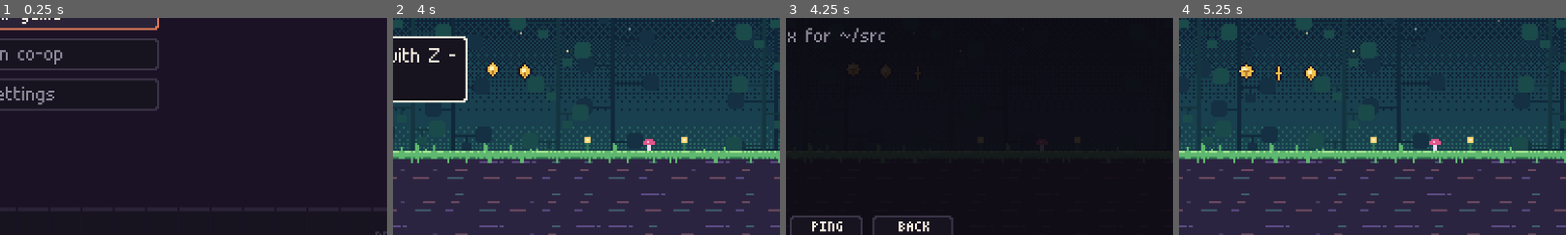
Above: before the commit, frames 1-4 (left to right).
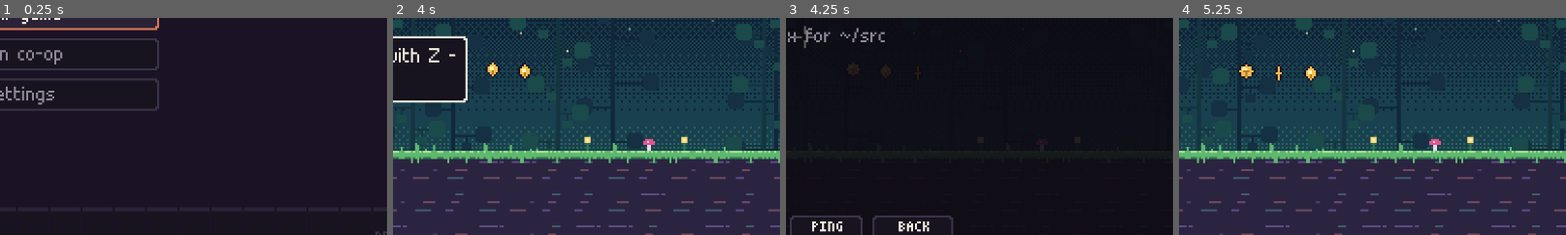
Above: after the commit, the same moments.

Repository: zack-riftwalker/projects
Game: Godot game, scene res://src/main.tscn
The game is run twice, just before and just after one commit, with the same random seed, the same clock (stepped at 60 frames per second) and the same inputs.
Inputs (mouse positions are % of the whole screen's width and height, from its top left):
- Up to frame 1 (0.25 s): no input
- Up to frame 2 (4 s): tap Enter (start) at 0.5, 2, 2.3, 2.75 s; move the mouse to (72, 45) at 0.52 s; hold Right (right) 0.53-1.25 s; tap X (attack) at 0.6, 3.8 s; click (72, 45) at 0.67 s; tap Z (jump) at 0.77, 1.07, 3.6, 3.77 s; tap C (dash) at 0.8 s; drag from (30, 55) to (45, 70) at 1.27 s; move the mouse to (60, 28) at 2.02 s; hold Right (right) 2.03-2.75 s; tap V (special) at 2.1 s; click (60, 28) at 2.17 s; drag from (45, 70) to (20, 35) at 2.77 s; move the mouse to (80, 65) at 3.52 s; hold Left (left) from 3.53 s (still down); click (80, 65) at 3.67 s
- Up to frame 3 (4.25 s): keep holding Left (left); tap Z (jump) at 4.07 s; tap M (map) at 4.15 s
- Up to frame 4 (5.25 s): release Left (left) at 4.25 s; drag from (20, 35) to (35, 25) at 4.27 s; tap Enter (start) at 5 s; move the mouse to (55, 50) at 5.02 s; hold Down (down) from 5.03 s (still down); tap C (dash) at 5.1 s; click (55, 50) at 5.17 s
The pictures show only the part of the screen within x 48-98%, y 47-97%; the shares and areas given below are measured in that part.

Frames 1-2 are identical in both runs. In frame 3, less than 0.1% of the frame differs, in the area x 2-8%, y 3-14%; in frame 4, nothing differs.

Commit message:
MVB1-08: pins and pings (pin mode and crosshair on the map, shared host-owned list with snapshots carrying it, pings with arrows and a tick back), co-pins
Co-Authored-By: Claude Sonnet 5.5 <noreply@anthropic.com>
Claude-Session: https://claude.ai/code/session_01XsXDfwNZUVWrUk3vVX2JG3

Diff:
--- a/godot/src/autoload/game.gd
+++ b/godot/src/autoload/game.gd
@@ -362,6 +362,7 @@
 		return true
 	pins.remove_at(best)
 	pins_rev += 1
+	write_save()
 	return true
 
 func apply_pin_add(pn: Dictionary) -> void:
@@ -372,6 +373,7 @@
 	while pins.size() > PIN_MAX:
 		pins.pop_front()
 	pins_rev += 1
+	write_save()
 
 # the host applies a guest's request (the same checks as for its own)
 func apply_pin_request(op: String, pn: Dictionary) -> void:
@@ -384,6 +386,7 @@
 			if q.room == pn.room and int(q.x) == int(pn.x) and int(q.y) == int(pn.y) and q.kind == pn.kind:
 				pins.remove_at(i)
 				pins_rev += 1
+				write_save()
 				break
 
 # the guest takes the host's list as it is
@@ -392,6 +395,59 @@
 	for q in list:
 		pins.append({"id": int(q[0]), "room": String(q[1]), "x": int(q[2]), "y": int(q[3]), "kind": String(q[4]), "by": String(q[5])})
 	pins_rev += 1
+
+# ---- pings (MVB1-08): short-lived, shown to both players, never saved, never pause anything ----
+const PING_KINDS := ["go here", "wait", "help", "look"]
+const PING_LIFE := 6.0
+var pings: Array = []                   # [{id, room, x, y, kind, by, until, ack}]
+var ping_seq := 0
+signal ping_made(p: Dictionary)         # Coop sends it to the partner
+signal ping_acked(id: String)           # Coop tells the sender
+
+func _now_s() -> float:
+	return Time.get_ticks_msec() / 1000.0
+
+func pings_purge() -> void:
+	var t := _now_s()
+	pings = pings.filter(func(q): return q.until > t)
+
+# a ping from this page: a room, a point in it (pixels) and one of the four words
+func ping_add(kind: String, room_id: String, x: float, y: float) -> bool:
+	if not rooms_meta.rooms.has(room_id) or is_offmap(room_id) or not PING_KINDS.has(kind):
+		return false
+	ping_seq += 1
+	var q := {"id": "%s-%d" % [pin_label_by(), ping_seq], "room": room_id, "x": int(roundf(x)), "y": int(roundf(y)), "kind": kind, "by": pin_label_by(), "until": _now_s() + PING_LIFE, "ack": false}
+	pings = pings.filter(func(o): return o.by != q.by)          # one active ping per player
+	pings.append(q)
+	ping_made.emit(q)
+	return true
+
+# the partner's ping arrived
+func ping_receive(d: Dictionary) -> void:
+	if not rooms_meta.rooms.has(String(d.room)) or is_offmap(String(d.room)) or not PING_KINDS.has(String(d.kind)):
+		return
+	var by := String(d.get("by", "P1" if net_role == "guest" else "P2"))
+	pings = pings.filter(func(o): return o.by != by)
+	pings.append({"id": String(d.id), "room": String(d.room), "x": int(d.x), "y": int(d.y), "kind": String(d.kind), "by": by, "until": _now_s() + PING_LIFE, "ack": false})
+
+# this player saw the partner's ping (tapped its arrow, or opened the map): the sender gets a tick
+func ping_ack_all_incoming() -> void:
+	for q in pings:
+		if q.by != pin_label_by() and not q.ack:
+			q.ack = true
+			ping_acked.emit(String(q.id))
+
+func ping_ack_one(id: String) -> void:
+	for q in pings:
+		if q.id == id and q.by != pin_label_by() and not q.ack:
+			q.ack = true
+			ping_acked.emit(id)
+
+# the partner acknowledged a ping of ours
+func ping_ack_received(id: String) -> void:
+	for q in pings:
+		if q.id == id:
+			q.ack = true
 
 func pins_wire() -> Array:
 	var out: Array = []
@@ -582,6 +638,7 @@
 	pin_seq = 0
 	pins_rev += 1
 	partner = {}
+	pings = []
 	changelog_lines = []
 
 # settings live in their own file so the guest (who has no save) keeps them too
--- a/godot/src/main.gd
+++ b/godot/src/main.gd
@@ -423,6 +423,17 @@
 				title.tap(tg)
 		return
 	_map_drag(event)
+	if not paused and active_overlay() == null and hud != null and manager != null:         # a tap on a ping arrow says "seen"
+		var tp2 := Vector2.ZERO
+		var th2 := false
+		if event is InputEventScreenTouch and event.pressed:
+			tp2 = event.position
+			th2 = true
+		elif event is InputEventMouseButton and event.pressed and event.device != InputEvent.DEVICE_ID_EMULATION:
+			tp2 = event.position
+			th2 = true
+		if th2 and not (touch.visible and touch.claims(tp2)):
+			hud.ping_tap(to_game(tp2))
 	# a tap on a pause option
 	if paused or active_overlay() != null:
 		var pos := Vector2.ZERO
--- a/godot/src/net/coop.gd
+++ b/godot/src/net/coop.gd
@@ -28,6 +28,7 @@
 var snap_n := 0
 var plan_snaps: Array = []             # host: [nid, plan seq, snapshot number] of the first snapshot that carried each boss-kit plan
 var guest_staged := {}                  # host: the rooms the guest walked and nobody has rested since (committed with the next rest, MVB1-03)
+var pins_sent := -1                     # host: Game.pins_rev of the last list sent in a snapshot
 var guest_wh := -1                      # host: the world digest the guest last reported (MVB1-01)
 var wf_t := -10.0                       # host: when the last full `wf` went out (at most one per second)
 var wf_count := 0                       # host: how many full `wf` lists were sent (the tests count them)
@@ -91,6 +92,9 @@
 	Game.loadout_changed.connect(func(): if role == "guest" and started: Net.rel("loadout", {"ids": Game.equipped}))
 	mgr.commit_extra = func(): return guest_staged.keys()
 	Game.world_flag_set.connect(func(k): if role == "guest" and started: Net.rel("wflag", {"k": k}))
+	Game.pin_requested.connect(func(op, pn): if role == "guest" and started: Net.rel("pin", {"op": op, "room": pn.room, "x": pn.x, "y": pn.y, "kind": pn.kind}))
+	Game.ping_made.connect(func(q): if (role == "host" and guest_here) or (role == "guest" and started): Net.rel("ping", {"id": q.id, "room": q.room, "x": q.x, "y": q.y, "kind": q.kind, "by": q.by}))
+	Game.ping_acked.connect(func(id): if (role == "host" and guest_here) or (role == "guest" and started): Net.rel("pingok", {"id": id}))
 	mgr.rested.connect(func(id):
 		if role == "host":
 			guest_staged.clear()                # (the rest just committed them)
@@ -329,6 +333,7 @@
 	Net.epoch += 1
 	snap_n = 0
 	guest_wh = -1
+	pins_sent = -1
 	wf_t = -10.0
 	plan_snaps.clear()
 	snap_sent.clear()
@@ -481,6 +486,9 @@
 				if br != null:
 					_as_p2(br, func(): br.show_plugin_banner(pid))
 			Net.rel("plugin", {"id": pid, "by": by})
+		"pin": Game.apply_pin_request(String(d.op), d)
+		"ping": Game.ping_receive(d)
+		"pingok": Game.ping_ack_received(String(d.id))
 		"wflag":                                 # a world flag only the guest's page could set (a sign it read, a changelog line it was shown)
 			var wk := String(d.k)
 			if wk.begins_with("changelog:") or wk.begins_with("log:"):
@@ -1028,6 +1036,10 @@
 		wf_t = hms()
 		wf_count += 1
 		wf_bytes += JSON.stringify(wf).length()
+		pins_sent = -1                          # (the pins are part of the digest: a list that differs goes out with it)
+	if pins_sent != Game.pins_rev:
+		s["pn"] = Game.pins_wire()
+		pins_sent = Game.pins_rev
 	if r.banner.text != "":
 		s["bn"] = [r.banner.text, r.banner.sub]
 	if r.stats_line != "" and r.stats_t > 0.0:
@@ -1287,6 +1299,8 @@
 		Game.flags[String(fk)] = true
 	for fk in m.get("wf", []):
 		Game.flags[String(fk)] = true   # (never clears one)
+	if m.has("pn"):
+		Game.set_pins(m.pn)
 	Game.flood_net = int(m.get("fl", Game.flood_net))
 	last_lq =int(m.get("lq", -1))
 	last_lq_room = r.id
@@ -1442,6 +1456,8 @@
 				r.show_plugin_banner(String(d.id))
 		"pause":
 			main.set_paused(bool(d.on), true)
+		"ping": Game.ping_receive(d)
+		"pingok": Game.ping_ack_received(String(d.id))
 		"mapbought":
 			main.index_menu.answered(String(d.zone), String(d.by))
 		"committed":
--- a/godot/src/test/coop_scenarios.gd
+++ b/godot/src/test/coop_scenarios.gd
@@ -1822,3 +1822,30 @@
 	var off2 := await wait_until(func(): return coop().host_body != null and not coop().host_body.mapping, 10.0)
 	await wait_secs(1.0)
 	return [opened and unpaused and saw2 and off2, "guest: overlay opened %s, not paused and clock ran %s, saw the host's map %s then not %s" % [opened, unpaused, saw2, off2]]
+
+# MVB1-08: pins are the host's list (a guest asks, snapshots carry it) and pings go both ways with a tick back.
+func sc_co_pins() -> Array:
+	if not await wait_joined():
+		return [false, "nobody joined"]
+	if role == "host":
+		var got := await wait_until(func(): return Game.pins.size() == 1 and Game.pins[0].by == "P2" and Game.pins[0].kind == "HELP", 12.0)
+		await wait_secs(1.5)
+		var pn: Dictionary = Game.pins[0] if Game.pins.size() > 0 else {}
+		var removed: bool = not pn.is_empty() and Game.pin_del_near(String(pn.room), float(pn.x), float(pn.y), 1.0)
+		await wait_secs(2.5)
+		var pinged := Game.ping_add("look", "R01", 200.0, 120.0)
+		var ticked := await wait_until(func(): return Game.pings.size() > 0 and Game.pings[0].ack, 8.0)
+		await wait_secs(1.0)
+		return [got and removed and pinged and ticked, "host: the guest's pin listed %s, removed %s, my ping sent %s and ticked %s" % [got, removed, pinged, ticked]]
+	await wait_secs(2.0)
+	var t0 := Time.get_ticks_msec()
+	Game.pin_add("HELP", "R01", 120.0, 100.0)
+	var listed := await wait_until(func(): return Game.pins.size() == 1 and Game.pins[0].kind == "HELP", 3.0)
+	var took := (Time.get_ticks_msec() - t0) / 1000.0
+	var gone := await wait_until(func(): return Game.pins.is_empty(), 10.0)
+	var arrow := await wait_until(func(): return main.hud.ping_arrows().size() > 0 and main.hud.ping_arrows()[0].by == "P1", 12.0)
+	await wait_secs(0.5)
+	if arrow:
+		Game.ping_ack_one(String(main.hud.ping_arrows()[0].id))
+	await wait_secs(2.5)
+	return [listed and gone and arrow, "guest: my pin came back in the list after %.2f s %s, the host's removal reached me %s, the host's ping arrow %s" % [took, listed, gone, arrow]]
--- a/godot/src/test/tests_4b1.gd
+++ b/godot/src/test/tests_4b1.gd
@@ -340,6 +340,41 @@
 	Game.flags["mapped:R06"] = true
 	if not MapView.door_visible("R01", Game.rooms_meta.rooms.R01.doors[0]):
 		fail(res, "a door into a committed secret room")
+	# pins and pings (MVB1-08): the crosshair is the middle of the map area
+	mv.open("heap")
+	var h1: Dictionary = Game.rooms_meta.rooms.H01
+	mv.center = Vector2(float(h1.origin[0]) + 10.0, float(h1.origin[1]) + 8.0)
+	if mv.crosshair_room().is_empty() or mv.crosshair_room().id != "H01":
+		fail(res, "crosshair room " + str(mv.crosshair_room()))
+	Game.pins = []
+	mv.press_pin()
+	if not mv.armed or Game.pins.size() != 0:
+		fail(res, "the first press arms")
+	mv.press_pin()
+	if Game.pins.size() != 1 or Game.pins[0].kind != "TODO" or Game.pins[0].room != "H01" or Game.pins[0].by != "P1":
+		fail(res, "the second press places: " + str(Game.pins))
+	mv.press_pin()
+	if Game.pins.size() != 0:
+		fail(res, "a press on a pin takes it away")
+	for i in range(30):
+		Game.pin_add("?", "H01", 10.0 + i, 10.0)
+	if Game.pins.size() != Game.PIN_MAX or int(Game.pins[0].x) != 16:
+		fail(res, "the 25th removes the oldest: %d, first x %s" % [Game.pins.size(), str(Game.pins[0].x)])
+	Game.pins = []
+	if Game.pin_add("TODO", "Z01", 10.0, 10.0) and Game.pins.size() > 0 and Game.pins[0].room == "Z01":
+		pass                                              # (a lab room is not offmap: allowed)
+	Game.pins = []
+	Game.rooms_meta.rooms.H01["offmap"] = true
+	if Game.pin_add("TODO", "H01", 10.0, 10.0) or Game.ping_add("help", "H01", 10.0, 10.0):
+		fail(res, "pin or ping in an offmap room")
+	Game.rooms_meta.rooms.H01.erase("offmap")
+	mv.press_ping()
+	if not mv.ping_choosing:
+		fail(res, "ping chooser")
+	mv.send_ping(2)
+	if Game.pings.size() != 1 or Game.pings[0].kind != "help" or mv.ping_choosing:
+		fail(res, "the ping: " + str(Game.pings))
+	Game.pings = []
 	mv.queue_free()
 	Game.fresh()
 	return report("mappage", res.ok, res.info)
--- a/godot/src/ui/hud.gd
+++ b/godot/src/ui/hud.gd
@@ -13,6 +13,7 @@
 var partner_dot := ""            # line quality, as in the JS game: green good, yellow slow, red bad, grey the partner is not answering
 var partner_text := ""           # "down", "back in 4"
 var me_text := ""                # my own body is down: "DOWN - BACK IN 4", "BOTH DOWN"
+var ping_hits: Array = []        # [{id, rect}] the ping arrows of the last draw (a tap on one acknowledges it)
 var toasts: Array = []           # small panels at the bottom for a few seconds (the terminal's changelog line): [{text, t}]
 
 func toast(text: String, secs: float) -> void:
@@ -118,6 +119,7 @@
 		Gfx.panel(self, px, 30, pw, 15, "#17131f", "#3a3346")
 		draw_rect(Rect2(px + 2, 31, 2, 13), Color("#5b9bd5") if false else Color(Game.COL.ok))
 		PixelText.draw_text(self, label, px + 9, 34, Game.COL.paper)
+	_draw_pings()
 	# toasts: one small panel per line, under the middle of the screen
 	var ty := H - 40 - toasts.size() * 16
 	for tq in toasts:
@@ -145,6 +147,69 @@
 		for i in range(lines.size()):
 			PixelText.draw_text(self, lines[i], bx + 6, by + 6 + i * 13, Game.COL.paper)
 
+# the partner's (and our own) pings as arrows at the screen edge: [{id, pos, dir, word, secs, by, ack, on_screen}]
+func ping_arrows() -> Array:
+	var out: Array = []
+	if room == null or room.player == null:
+		return out
+	Game.pings_purge()
+	var p = room.player
+	var rm: Dictionary = Game.rooms_meta.rooms[room.id]
+	var origin := Vector2(float(rm.origin[0]), float(rm.origin[1])) * 16.0
+	var tnow := Game._now_s()
+	var c := Vector2(W / 2.0, H / 2.0)
+	for q in Game.pings:
+		if not Game.rooms_meta.rooms.has(String(q.room)):
+			continue
+		var qm: Dictionary = Game.rooms_meta.rooms[q.room]
+		var target := Vector2(float(qm.origin[0]), float(qm.origin[1])) * 16.0 + Vector2(float(q.x), float(q.y))
+		var from := origin + Vector2(p.x + 5.0, p.y + 5.0)
+		if q.room != room.id:
+			from = origin + Vector2(float(rm.size[0]), float(rm.size[1])) * 8.0        # another room: from the middle of this one
+		var d := target - from
+		var pos := Vector2.ZERO
+		var on_screen := false
+		if q.room == room.id:
+			pos = Vector2(float(q.x) - room.cam.x, float(q.y) - room.cam.y)
+			on_screen = pos.x > 10.0 and pos.x < W - 10.0 and pos.y > 28.0 and pos.y < H - 10.0
+		if not on_screen:
+			if d.length() < 1.0:
+				d = Vector2(1, 0)
+			var k := minf(absf((W / 2.0 - 16.0) / d.x) if d.x != 0.0 else 1e9, absf((H / 2.0 - 16.0) / d.y) if d.y != 0.0 else 1e9)
+			pos = c + d * k
+		out.append({"id": String(q.id), "pos": pos, "dir": d.normalized(), "word": String(q.kind), "secs": ceili(float(q.until) - tnow), "by": String(q.by), "ack": bool(q.ack), "on_screen": on_screen})
+	return out
+
+func _draw_pings() -> void:
+	ping_hits = []
+	for a in ping_arrows():
+		var col := MapView.owner_color(String(a.by))
+		var pos: Vector2 = a.pos
+		var d: Vector2 = a.dir
+		if a.on_screen:
+			# the ping is in view: a ring on the spot, the word above it
+			var pulse := 0.5 + 0.5 * sin(Game._now_s() * 7.0)
+			draw_arc(pos, 6.0 + 3.0 * pulse, 0.0, TAU, 20, col, 1.0)
+		else:
+			var tip := pos + d * 7.0
+			var side := Vector2(-d.y, d.x) * 4.0
+			draw_colored_polygon(PackedVector2Array([tip + Vector2(1, 1), pos - d * 4.0 + side + Vector2(1, 1), pos - d * 4.0 - side + Vector2(1, 1)]), Color(Game.COL.ink))
+			draw_colored_polygon(PackedVector2Array([tip, pos - d * 4.0 + side, pos - d * 4.0 - side]), col)
+		var label := "%s %d%s" % [a.word, a.secs, " ✓" if a.ack else ""]
+		var tw := PixelText.text_width(label, {"tiny": true})
+		var lx := clampf(pos.x - tw / 2.0 - d.x * 12.0 * (0.0 if a.on_screen else 1.0), 2.0, W - tw - 2.0)
+		var ly := clampf(pos.y - 14.0 * (1.0 if a.on_screen else 0.0) - d.y * 12.0 * (0.0 if a.on_screen else 1.0) - 2.0, 28.0, H - 10.0)
+		PixelText.draw_text(self, label, lx, ly, col, {"tiny": true, "outline": Game.COL.ink})
+		ping_hits.append({"id": a.id, "rect": Rect2(minf(pos.x, lx) - 6.0, minf(pos.y, ly) - 8.0, absf(pos.x - lx) + tw + 12.0, 22.0)})
+
+# a tap on a ping arrow says "seen" (the sender gets a tick)
+func ping_tap(p: Vector2) -> bool:
+	for h in ping_hits:
+		if h.rect.has_point(p):
+			Game.ping_ack_one(String(h.id))
+			return true
+	return false
+
 static func _ease_out(u: float) -> float:
 	return 1.0 - pow(1.0 - u, 3.0)
 
--- a/godot/src/ui/map_view.gd
+++ b/godot/src/ui/map_view.gd
@@ -32,6 +32,11 @@
 var msg := ""
 var msg_t := 0.0
 var t := 0.0
+var armed := false              # pin mode: the kind is shown at the crosshair, the next press of `pin` places it
+var armed_t := 0.0
+var pin_kind := -1              # index into Game.PIN_KINDS; arming moves to the next one
+var ping_choosing := false      # the four words are on screen
+var ping_sel := 0
 
 static var _rows_cache := {}
 
@@ -56,6 +61,9 @@
 	drag_active = false
 	_keys_prev = {}
 	msg = ""
+	armed = false
+	ping_choosing = false
+	Game.ping_ack_all_incoming()               # opening the map while a partner's ping lives acknowledges it
 	fit()
 	queue_redraw()
 	if canvas != null:
@@ -173,11 +181,33 @@
 		if msg_t <= 0.0:
 			msg = ""
 	var c := Controls.pressed
+	if armed:
+		armed_t -= Game.STEP
+		if armed_t <= 0.0:
+			armed = false
+	if ping_choosing:                                  # the four words: left / right choose, special or start sends, dash cancels
+		if c.get("dash", false) or c.get("pause", false):
+			ping_choosing = false
+			Audio.sfx("uiBack")
+		elif c.get("left", false):
+			ping_sel = (ping_sel + 3) % 4
+			Audio.sfx("uiMove")
+		elif c.get("right", false):
+			ping_sel = (ping_sel + 1) % 4
+			Audio.sfx("uiMove")
+		elif c.get("special", false) or c.get("start", false) or c.get("jump", false) or c.get("attack", false):
+			send_ping(ping_sel)
+		_redraw()
+		return
 	if c.get("dash", false) or c.get("pause", false) or c.get("map", false):
 		Audio.sfx("uiBack")
 		back_requested.emit()
 		_redraw()
 		return
+	if c.get("special", false):
+		press_pin()
+	if c.get("start", false):
+		press_ping()
 	if c.get("jump", false):
 		set_world(not world)
 		Audio.sfx("uiMove")
@@ -189,6 +219,13 @@
 		zoom(1.0 / 1.5)
 	# the arrows pan: once per press, then repeating while held
 	var d := Vector2(float(Controls.down.get("right", false)) - float(Controls.down.get("left", false)), float(Controls.down.get("down", false)) - float(Controls.down.get("up", false)))
+	if armed and (c.get("up", false) or c.get("down", false)):         # while a pin is armed up and down choose its kind
+		pin_kind = (pin_kind + (1 if c.get("down", false) else 3)) % 4
+		armed_t = 4.0
+		Audio.sfx("uiMove")
+		d.y = 0.0
+	elif armed:
+		d.y = 0.0
 	if d != Vector2.ZERO and not drag_active:
 		var fresh: bool = c.get("left", false) or c.get("right", false) or c.get("up", false) or c.get("down", false)
 		repeat_t -= Game.STEP
@@ -241,6 +278,17 @@
 func tap(p: Vector2) -> void:
 	if not active:
 		return
+	if ping_choosing:
+		for i in range(4):
+			if ping_word_rect(i).grow(2.0).has_point(p):
+				ping_sel = i
+				send_ping(i)
+				return
+	if armed and kind_label_rect().grow(3.0).has_point(p):         # a tap on the kind next to the crosshair chooses the next one
+		pin_kind = (pin_kind + 1) % 4
+		armed_t = 4.0
+		_redraw()
+		return
 	for b in buttons:
 		if b.rect.grow(2.0).has_point(p):
 			press_button(String(b.id))
@@ -254,10 +302,93 @@
 		"minus": zoom(1.0 / 1.5)
 		"plus": zoom(1.5)
 		"partner": centre_on_partner()
+		"pin": press_pin()
+		"ping": press_ping()
 		"back":
-			Audio.sfx("uiBack")
-			back_requested.emit()
+			if ping_choosing:
+				ping_choosing = false
+			else:
+				Audio.sfx("uiBack")
+				back_requested.emit()
 	_redraw()
+
+# ---- pins and pings
+func cross_screen() -> Vector2:
+	return AREA.position + AREA.size / 2.0
+
+# the room under the crosshair, and the point in it in room pixels ({} when the crosshair is over nothing)
+func crosshair_room() -> Dictionary:
+	var best := {}
+	for id in rooms_in_view():
+		if not Game.rooms_meta.rooms.has(id):
+			continue
+		var r := rect_of(id)
+		if r.has_point(cross_screen()):
+			var rel := (cross_screen() - r.position) / scale_px * 16.0
+			best = {"id": id, "px": rel.x, "py": rel.y}
+	return best
+
+func screen_of(room_id: String, px: float, py: float) -> Vector2:
+	var m: Dictionary = Game.rooms_meta.rooms[room_id]
+	return AREA.position + to_canvas(Vector2(float(m.origin[0]) + px / 16.0, float(m.origin[1]) + py / 16.0))
+
+func press_pin() -> void:
+	ping_choosing = false
+	var hit := crosshair_room()
+	if hit.is_empty():
+		say("no room here")
+		return
+	for pn in Game.pins:                               # a press on a pin takes it away
+		if pn.room == hit.id and screen_of(pn.room, float(pn.x), float(pn.y)).distance_to(cross_screen()) <= 6.0:
+			if Game.pin_del_near(pn.room, float(pn.x), float(pn.y), 1.0):
+				say("pin removed")
+				Audio.sfx("uiBack")
+			armed = false
+			return
+	if not armed:
+		armed = true
+		armed_t = 4.0
+		pin_kind = (pin_kind + 1) % 4              # the first press shows the next kind ...
+		Audio.sfx("uiMove")
+	elif Game.pin_add(String(Game.PIN_KINDS[pin_kind]), String(hit.id), float(hit.px), float(hit.py)):
+		armed = false                              # ... the second places it
+		say("pinned")
+		Audio.sfx("uiOk")
+	else:
+		say("no pins here")
+		armed = false
+	_redraw()
+
+func press_ping() -> void:
+	armed = false
+	if crosshair_room().is_empty():
+		say("no room here")
+		return
+	ping_choosing = true
+	ping_sel = 0
+	Audio.sfx("uiMove")
+	_redraw()
+
+func send_ping(i: int) -> void:
+	ping_choosing = false
+	var hit := crosshair_room()
+	if hit.is_empty() or not Game.ping_add(String(Game.PING_KINDS[i]), String(hit.id), float(hit.px), float(hit.py)):
+		say("no pings here")
+		return
+	say("ping: %s" % Game.PING_KINDS[i])
+	Audio.sfx("uiOk")
+	_redraw()
+
+func say(text: String) -> void:
+	msg = text
+	msg_t = 1.5
+
+func ping_word_rect(i: int) -> Rect2:
+	return Rect2(AREA.position.x + AREA.size.x / 2.0 - 110.0 + i * 56.0, AREA.end.y - 18.0, 52.0, 14.0)
+
+func kind_label_rect() -> Rect2:
+	var c := cross_screen()
+	return Rect2(c.x + 8.0, c.y - 14.0, 40.0, 10.0)
 
 # a finger or the mouse dragging the map (screen px of the 384 x 216 picture)
 func press_at(p: Vector2) -> void:
@@ -307,9 +438,6 @@
 		Gfx.panel(self, b.rect.position.x, b.rect.position.y, b.rect.size.x, b.rect.size.y, "#17131f", "#3a3346")
 		PixelText.draw_text(self, button_label(b), b.rect.position.x + b.rect.size.x / 2.0, b.rect.position.y + 3, Game.COL.paper, {"align": "c", "tiny": true})
 	_draw_extra_hud()
-
-func _draw_extra_hud() -> void:
-	pass
 
 func _draw_area() -> void:
 	if not active:
@@ -489,8 +617,10 @@
 
 # an unnamed `?` on every obstacle the player has not passed yet (zone view only; the map never says which ability it wants)
 func _draw_marks(ids: Array) -> void:
+	_draw_pings(ids)
 	if world:
 		return
+	_draw_pins(ids)
 	for id in ids:
 		if not is_filled(id):
 			continue
@@ -498,6 +628,59 @@
 		for mk in Game.obstacle_marks(id):
 			var p := to_canvas(Vector2(float(m.origin[0]) + float(mk.x) + 0.5, float(m.origin[1]) + float(mk.y) + 0.5))
 			PixelText.draw_text(canvas, "?", floorf(p.x) - 1, floorf(p.y) - 2, Game.COL.gold, {"tiny": true, "outline": Game.COL.ink})
+
+static func owner_color(by: String) -> Color:
+	return Color(COL_P1) if by == "P1" else Color(COL_P2)
+
+func _draw_pins(ids: Array) -> void:
+	for pn in Game.pins:
+		if not ids.has(String(pn.room)):
+			continue
+		var sp := screen_of(String(pn.room), float(pn.x), float(pn.y)) - AREA.position
+		sp = Vector2(floorf(sp.x), floorf(sp.y))
+		var col := owner_color(String(pn.by))
+		canvas.draw_circle(sp, 4.5, Color(Game.COL.ink))
+		canvas.draw_circle(sp, 3.5, col)
+		match String(pn.kind):
+			"TODO": PixelText.draw_text(canvas, "T", sp.x - 1, sp.y - 2, Game.COL.ink, {"tiny": true})
+			"?": PixelText.draw_text(canvas, "?", sp.x - 1, sp.y - 2, Game.COL.ink, {"tiny": true})
+			"HELP": PixelText.draw_text(canvas, "!", sp.x - 0, sp.y - 2, Game.COL.ink, {"tiny": true})
+			"ability": canvas.draw_colored_polygon(PackedVector2Array([sp + Vector2(0, -2), sp + Vector2(2, 0), sp + Vector2(0, 2), sp + Vector2(-2, 0)]), Color(Game.COL.ink))
+
+# a ping: a pulsing ring with the word, the seconds left and a tick once the partner has seen it
+func _draw_pings(ids: Array) -> void:
+	Game.pings_purge()
+	var tnow := Game._now_s()
+	for q in Game.pings:
+		if not ids.has(String(q.room)):
+			continue
+		var sp := screen_of(String(q.room), float(q.x), float(q.y)) - AREA.position
+		var col := owner_color(String(q.by))
+		var pulse := 0.5 + 0.5 * sin(tnow * 7.0)
+		canvas.draw_arc(sp, 5.0 + 4.0 * pulse, 0.0, TAU, 20, col, 1.0)
+		canvas.draw_circle(sp, 2.0, col)
+		var label := "%s %d%s" % [q.kind, ceili(float(q.until) - tnow), " ✓" if q.ack else ""]
+		PixelText.draw_text(canvas, label, sp.x, sp.y + 8, col, {"align": "c", "tiny": true, "outline": Game.COL.ink})
+
+# the crosshair, the armed kind, the four words of a ping, the message
+func _draw_extra_hud() -> void:
+	var c := cross_screen()
+	var cc := Color(Game.COL.paper)
+	cc.a = 0.8 if (armed or ping_choosing) else 0.35
+	draw_rect(Rect2(c.x - 5, c.y, 4, 1), cc)
+	draw_rect(Rect2(c.x + 2, c.y, 4, 1), cc)
+	draw_rect(Rect2(c.x, c.y - 5, 1, 4), cc)
+	draw_rect(Rect2(c.x, c.y + 2, 1, 4), cc)
+	if armed:
+		var kr := kind_label_rect()
+		Gfx.panel(self, kr.position.x, kr.position.y, kr.size.x, kr.size.y, "#17131f", Game.COL.gold)
+		PixelText.draw_text(self, String(Game.PIN_KINDS[pin_kind]), kr.position.x + kr.size.x / 2.0, kr.position.y + 3, Game.COL.paper, {"align": "c", "tiny": true})
+		PixelText.draw_text(self, "up/down: kind - pin again: place", c.x, c.y + 10, Game.COL.dim, {"align": "c", "tiny": true, "outline": Game.COL.ink})
+	if ping_choosing:
+		for i in range(4):
+			var wr := ping_word_rect(i)
+			Gfx.panel(self, wr.position.x, wr.position.y, wr.size.x, wr.size.y, "#2a2236" if i == ping_sel else "#17131f", Game.COL.clawd if i == ping_sel else "#3a3346")
+			PixelText.draw_text(self, String(Game.PING_KINDS[i]), wr.position.x + wr.size.x / 2.0, wr.position.y + 4, Game.COL.paper if i == ping_sel else Game.COL.dim, {"align": "c", "tiny": true})
 
 # the players: P1 a circle with `1`, P2 a diamond with `2`, 7 px, steady. Only in a room that is on the map; otherwise the partner line says where it is.
 func _draw_players() -> void:
Not shown, changed: tools/godot/coop-test.sh
